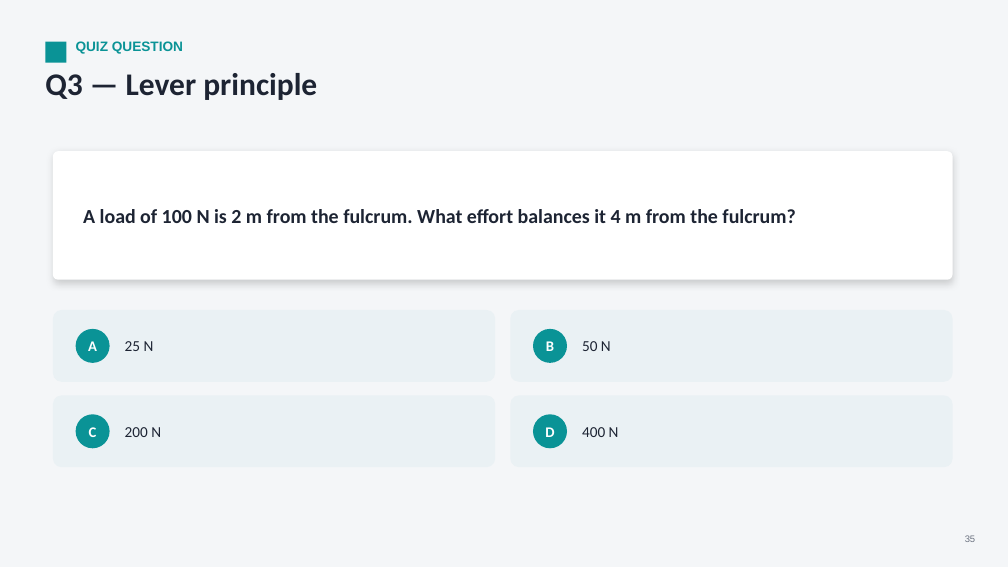
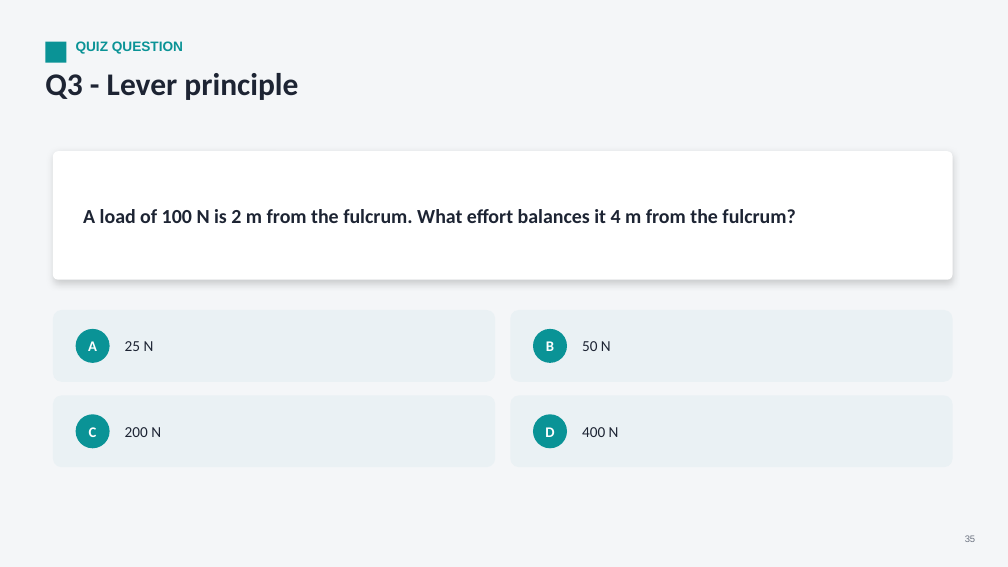
Before and after one commit to parmeshwars2911/MyFirstAR, a slide deck: slide 35 of ppt/Grade06/G06_S30_Simple_Machines_1.pptx. Drawn at 1008x567 pixels with LibreOffice and Linux fonts; fonts in the diff are those of the drawing. Boxes give left, top, right and bottom in pixels: in the first picture for what was removed or moved away, otherwise in the second. Text is boxed around its words. In the diff, an @@ line names an element or a change of style, - is before the commit and + after.

```diff
--- a/ppt/Grade06/G06_S30_Simple_Machines_1.pptx
+++ b/ppt/Grade06/G06_S30_Simple_Machines_1.pptx
@@ text at [45,73,298,100]: text changed @@
-Q3 — Lever principle
+Q3 - Lever principle
```
Also in this commit, not shown: 19 other slides changed, 11 other files.
